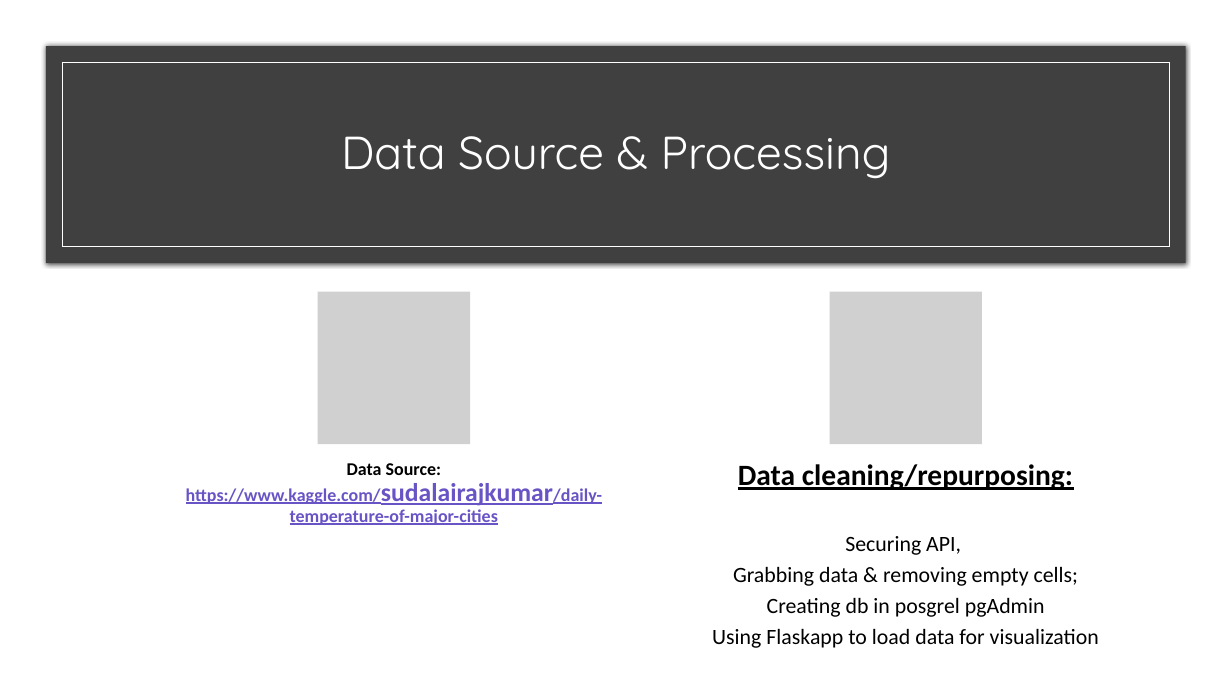
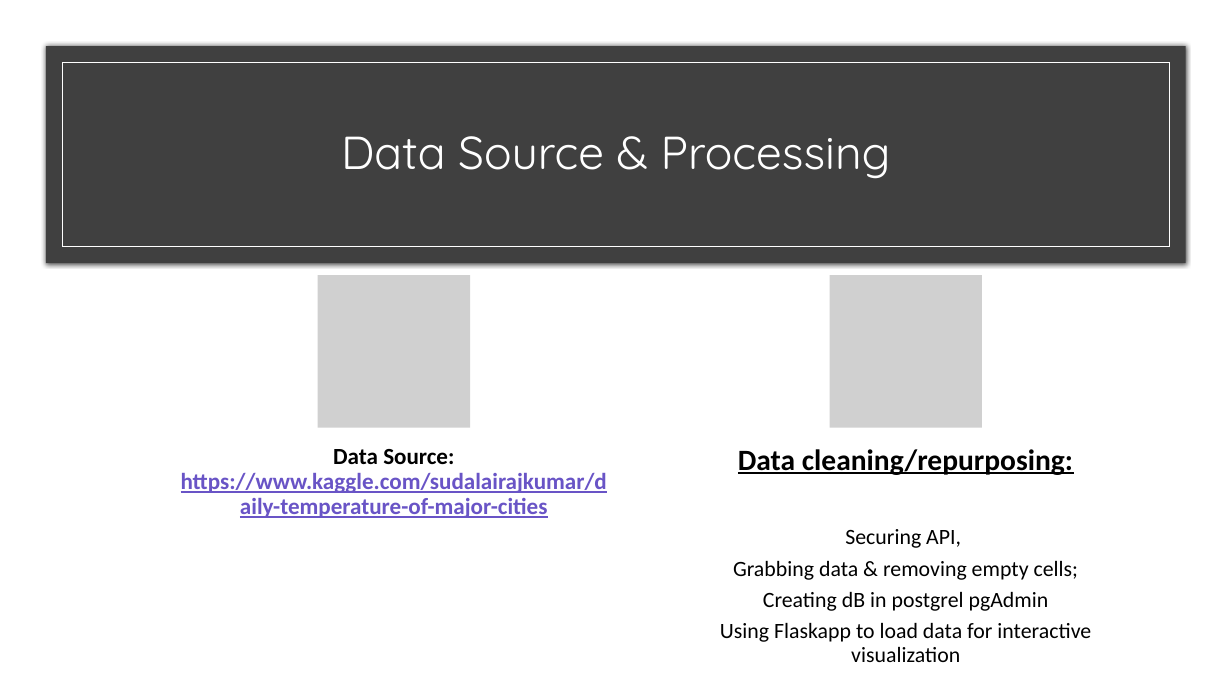
Before and after one commit to emedina2/Project-2_Team-3, a slide deck: slide 3 of Project2_Team3-Intro.pptx. Drawn at 1232x693 pixels with LibreOffice and Linux fonts; fonts in the diff are those of the drawing; grey boxes stand for pictures. Boxes give left, top, right and bottom in pixels: in the first picture for what was removed or moved away, otherwise in the second. Text is boxed around its words. In the diff, an @@ line names an element or a change of style, - is before the commit and + after.

```diff
--- a/Project2_Team3-Intro.pptx
+++ b/Project2_Team3-Intro.pptx
@@ picture: place and size @@
-picture at box(318, 292, 470, 445)
+picture at box(318, 275, 470, 428)
@@ picture: place and size @@
-picture at box(830, 292, 982, 445)
+picture at box(830, 275, 982, 428)
@@ text "Data Source: https://www.kaggle.com/sudalairajkumar/daily-te ...": place and size @@
-text "Data Source: https://www.kaggle.com/sudalairajkumar/daily-te ..." at box(186, 463, 602, 525)
+text "Data Source: https://www.kaggle.com/sudalairajkumar/daily-te ..." at box(181, 449, 607, 518)
@@ text "Data Source: https://www.kaggle.com/sudalairajkumar/daily-te ..." at box(181, 449, 607, 518): size 14 to 18 pt in "Data Source: https://www.kaggle.com/sudalairajkumar/daily-te ..."; size 20 to 18 pt in "https://www.kaggle.com/sudalairajkumar/daily-temperature-of- ..."; more space between paragraphs @@
@@ text "Data cleaning/repurposing:": place and size @@
-text "Data cleaning/repurposing:" at box(738, 464, 1073, 490)
+text "Data cleaning/repurposing:" at box(738, 449, 1073, 475)
@@ text at box(720, 592, 1091, 662): text changed @@
-Creating db in posgrel pgAdmin
-Using Flaskapp to load data for visualization
+Creating dB in postgrel pgAdmin
+Using Flaskapp to load data for interactive visualization
```
Also in this commit, not shown: 1 other slide changed, 1 slide added.
